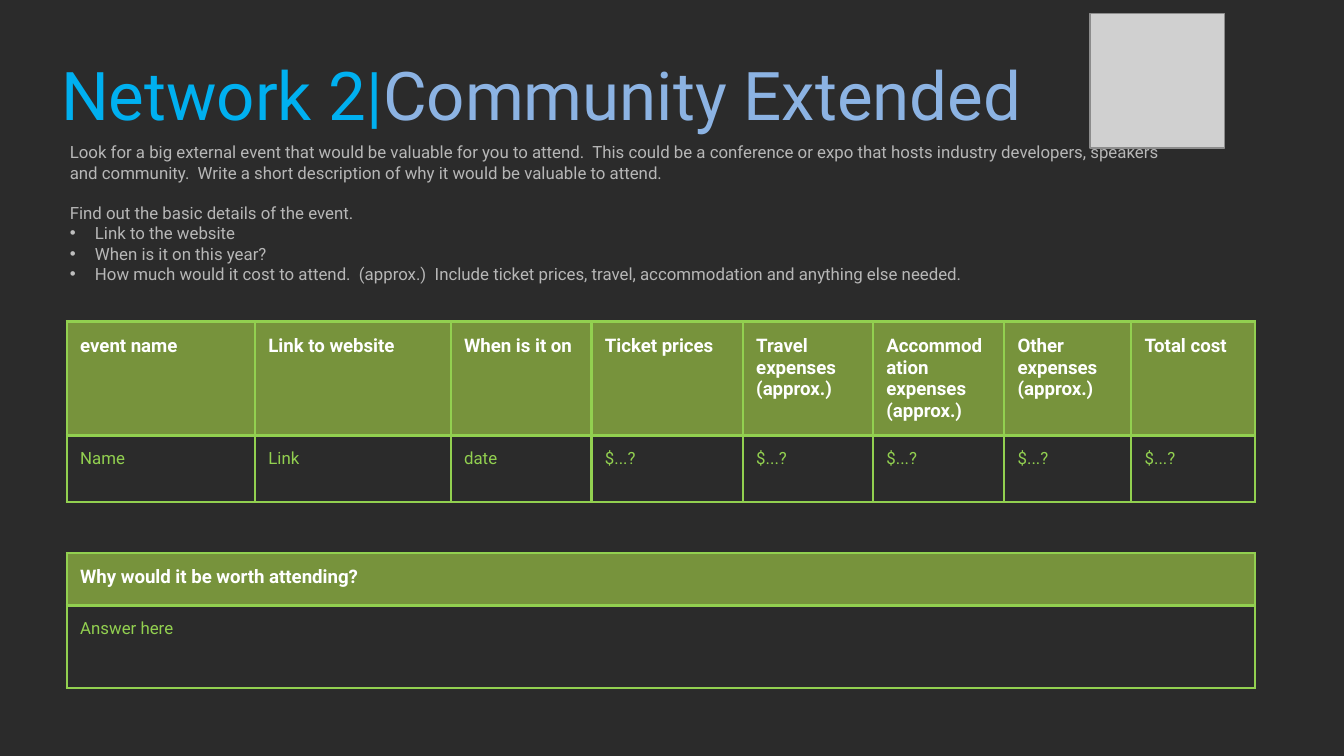
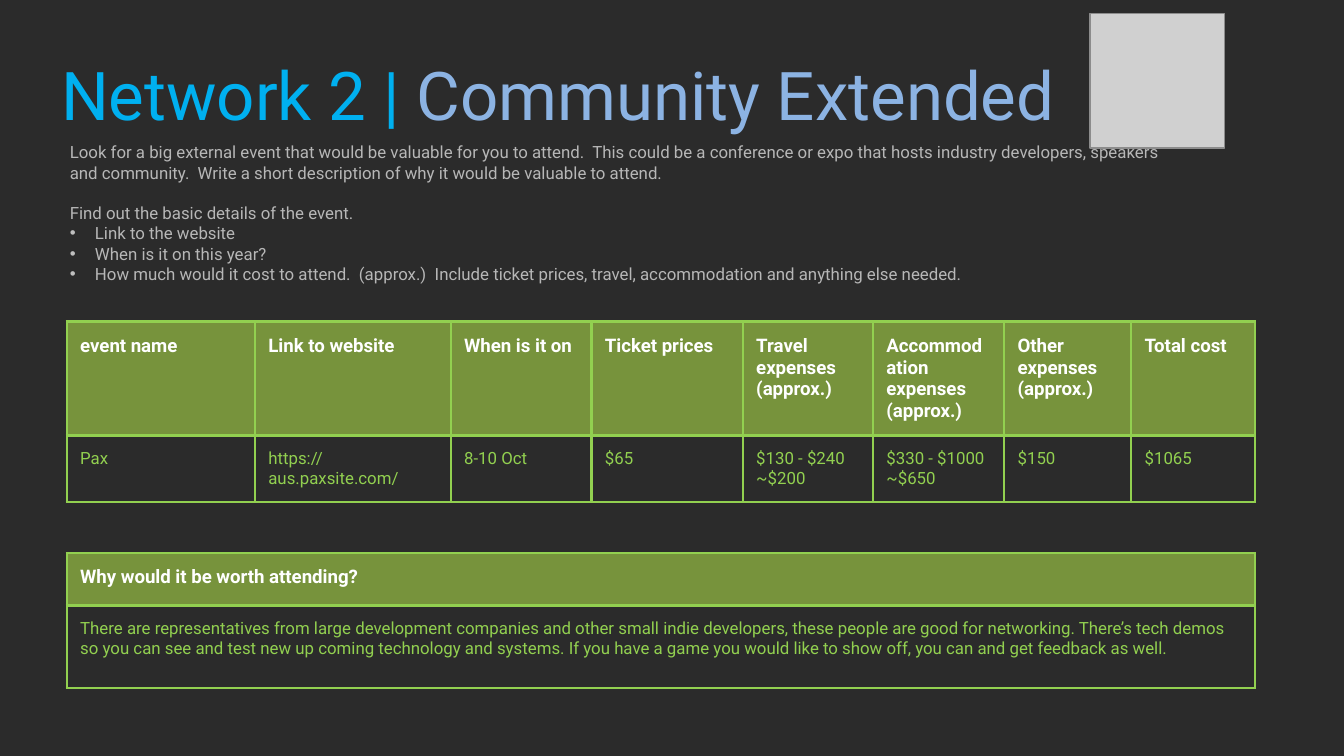
Before and after one commit to Dinoboy173/ProfStud, a slide deck: slide 25 of Class1/NOT DONE 2021_Professional_Studies_1_YourName.pptx. Drawn at 1344x756 pixels with LibreOffice and Linux fonts; fonts in the diff are those of the drawing; grey boxes stand for pictures; background and template pictures are left out; a plain dark background stands for a picture behind light text. Boxes give left, top, right and bottom in pixels: in the first picture for what was removed or moved away, otherwise in the second. Text is boxed around its words. In the diff, an @@ line names an element or a change of style, - is before the commit and + after.

```diff
--- a/Class1/NOT DONE 2021_Professional_Studies_1_YourName.pptx
+++ b/Class1/NOT DONE 2021_Professional_Studies_1_YourName.pptx
@@ title at [61, 69, 1054, 135]: spaces changed @@
-Network 2|Community Extended
+Network 2 | Community Extended
@@ table at [67, 321, 1257, 505] @@
-row 2: Name | Link | date | $...? | $...? | $...? | $...? | $...?
+row 2: Pax | https://aus.paxsite.com/ | 8-10 Oct | $65 | $130 - $240 / ~$200 | $330 - $1000 / ~$650 | $150 | $1065
@@ table at [67, 554, 1255, 688] @@
-row 2, column 1: Answer here
+row 2, column 1: There are representatives from large development companies and other small indie developers, these people are good for networking. There’s tech demos so you can see and test new up coming technology and systems. If you have a game you would like to show off, you can and get feedback as well.
```
Also in this commit, not shown: 11 other slides changed.
